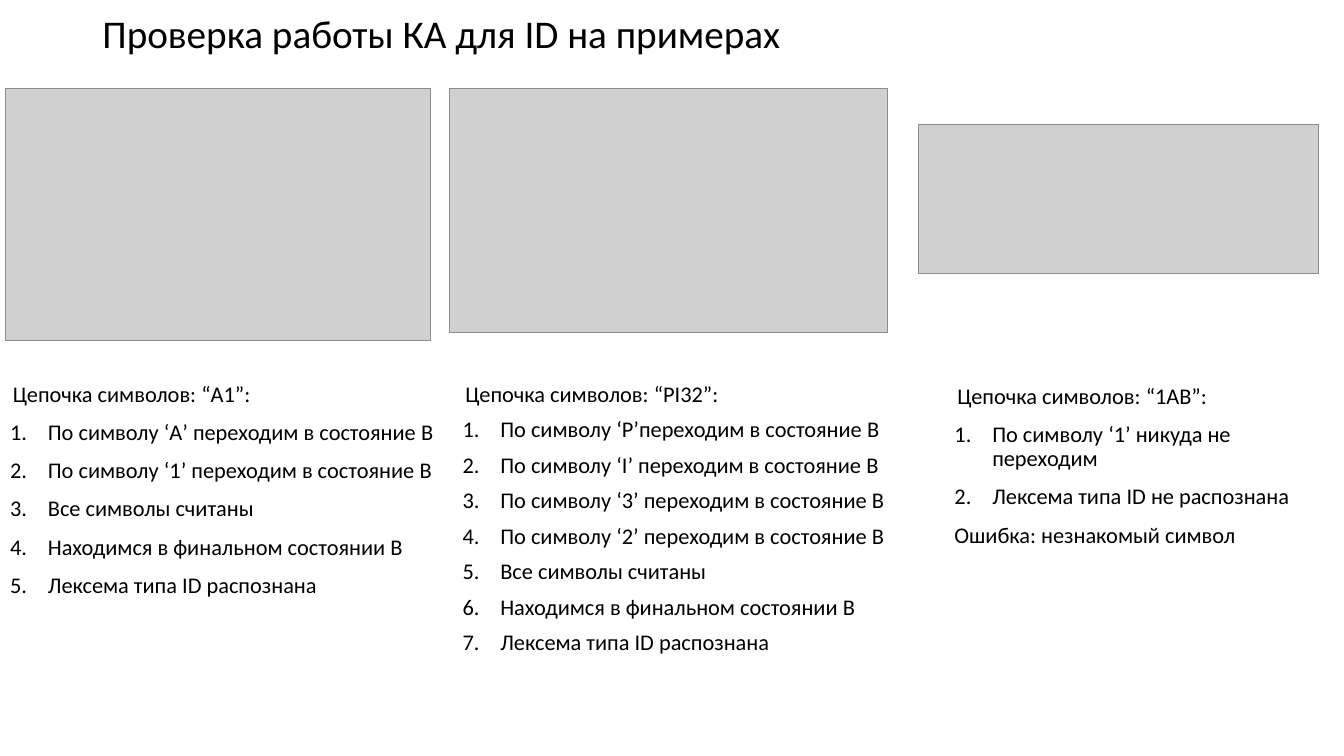
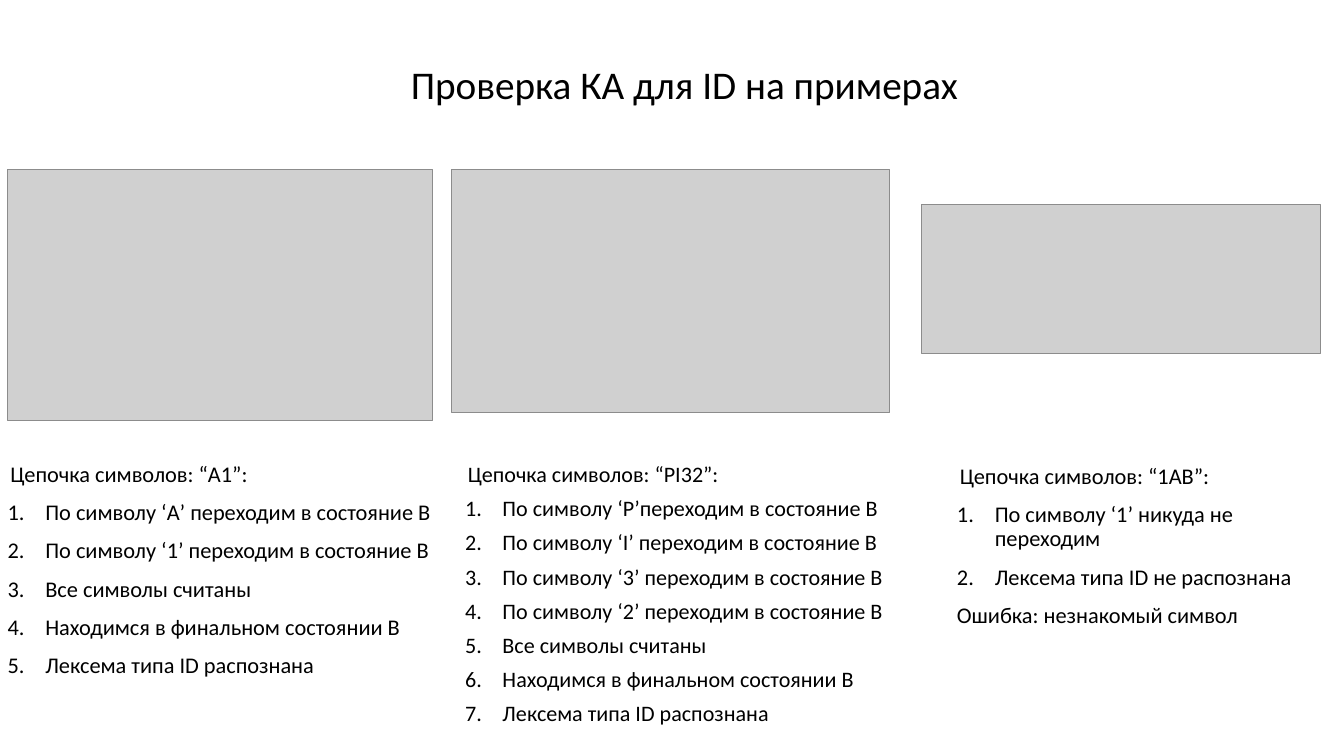
Before and after one commit to goddamnteam/korzun, a slide deck: slide 7 of task5.pptx. Drawn at 1344x756 pixels with LibreOffice and Linux fonts; fonts in the diff are those of the drawing; grey boxes stand for pictures. Boxes give left, top, right and bottom in pixels: in the first picture for what was removed or moved away, otherwise in the second. Text is boxed around its words. In the diff, an @@ line names an element or a change of style, - is before the commit and + after.

```diff
--- a/task5.pptx
+++ b/task5.pptx
@@ title at <box>411,74,958,106</box>: text changed @@
-Проверка работы КА для ID на примерах
+Проверка КА для ID на примерах
@@ picture: place and size @@
-picture at <box>5,89,431,341</box>
+picture at <box>8,169,434,421</box>
@@ picture: place and size @@
-picture at <box>450,89,887,333</box>
+picture at <box>452,169,889,413</box>
@@ picture: place and size @@
-picture at <box>919,125,1318,273</box>
+picture at <box>922,205,1321,353</box>
@@ text "Цепочка символов: “A1”:": place and size @@
-text "Цепочка символов: “A1”:" at <box>13,386,433,597</box>
+text "Цепочка символов: “A1”:" at <box>10,466,430,677</box>
@@ text at <box>10,466,248,486</box>: indent changed @@
@@ text "Цепочка символов: “PI32”:": place and size @@
-text "Цепочка символов: “PI32”:" at <box>465,386,884,654</box>
+text "Цепочка символов: “PI32”:" at <box>468,466,882,725</box>
@@ text "Цепочка символов: “PI32”:" at <box>468,466,882,725</box>: size 16 to 15.8 pt; indent changed; line spacing 0.8 to 0.81; less space between paragraphs @@
@@ text "Цепочка символов: “1AB”:": place and size @@
-text "Цепочка символов: “1AB”:" at <box>954,388,1289,543</box>
+text "Цепочка символов: “1AB”:" at <box>957,468,1291,623</box>
@@ text at <box>960,468,1209,488</box>: indent changed @@
```
Also in this commit, not shown: 15 other slides changed.
